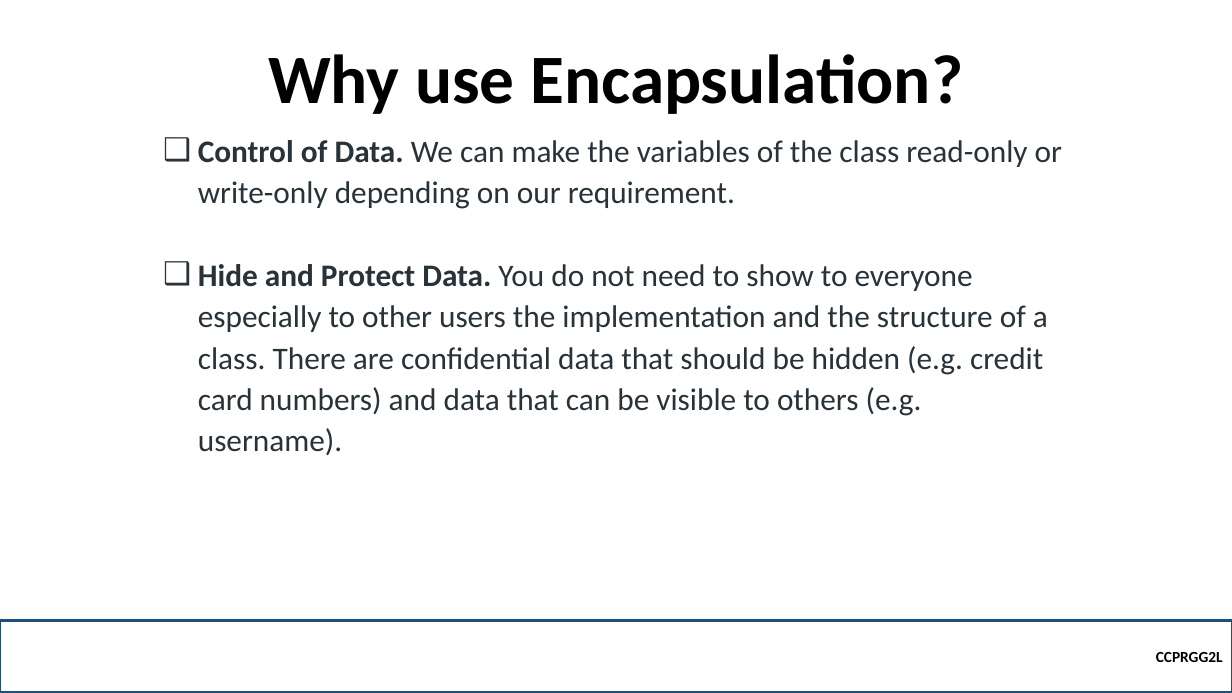
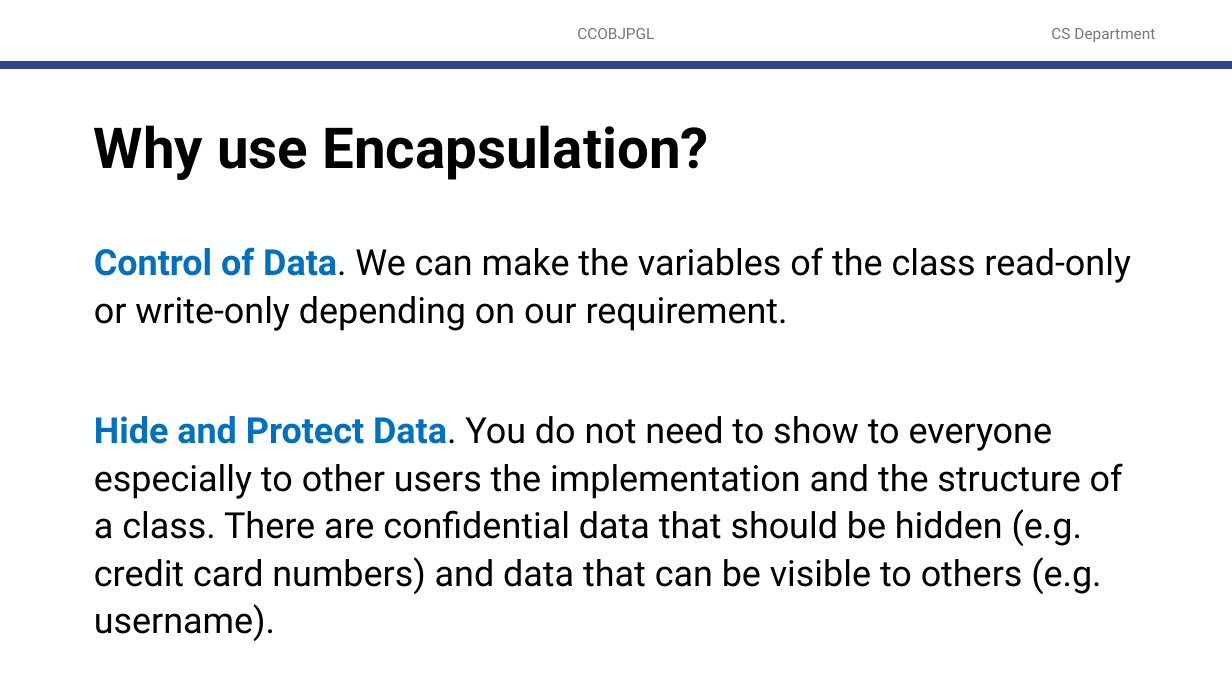
Before and after one commit to robitussin/CCOBJPGL, a slide deck: slide 14 of 2 - Encapsulation/Encapsulation.pptx (slide 6 before the commit). Drawn at 1232x693 pixels with LibreOffice and Linux fonts; fonts in the diff are those of the drawing; background and template pictures are left out. Boxes give left, top, right and bottom in pixels: in the first picture for what was removed or moved away, otherwise in the second. Text is boxed around its words. In the diff, an @@ line names an element or a change of style, - is before the commit and + after.

```diff
--- a/2 - Encapsulation/Encapsulation.pptx
+++ b/2 - Encapsulation/Encapsulation.pptx
@@ text added at box(577, 28, 654, 39), 12 pt, text #797979 @@
+CCOBJPGL
@@ text added at box(1051, 28, 1155, 42), 12 pt, text #797979 @@
+CS Department
@@ line added from (0, 65) to (1232, 65), #32418C 6 pt @@
@@ title "Why use Encapsulation?": place and size @@
-title "Why use Encapsulation?" at box(268, 54, 964, 114)
+title "Why use Encapsulation?" at box(94, 125, 709, 180)
@@ title "Why use Encapsulation?" at box(94, 125, 709, 180): size 54 to 44 pt, font Calibri to Roboto; alignment centre to left; vertical alignment bottom to middle @@
@@ text "Control of Data. We can ...": place and size @@
-text "Control of Data. We can ..." at box(198, 140, 1062, 455)
+text "Control of Data. We can ..." at box(94, 247, 1131, 641)
@@ text "Control of Data. We can ..." at box(94, 247, 1131, 641): size 24.4 to 28 pt, font Calibri to Roboto, text colour #273239 to #000000; text colour #273239 to #0070C0 in "Control of Data.", "Hide and Protect Data."; bold off in "Data.", "Data."; bullet ❑ to none; more space between paragraphs; vertical alignment bottom to top @@
@@ rectangle removed at box(0, 620, 1232, 693) @@
-CCPRGG2L
```
Also in this commit, not shown: 4 other slides changed, 9 slides added, 1 slide removed, 1 other file.
